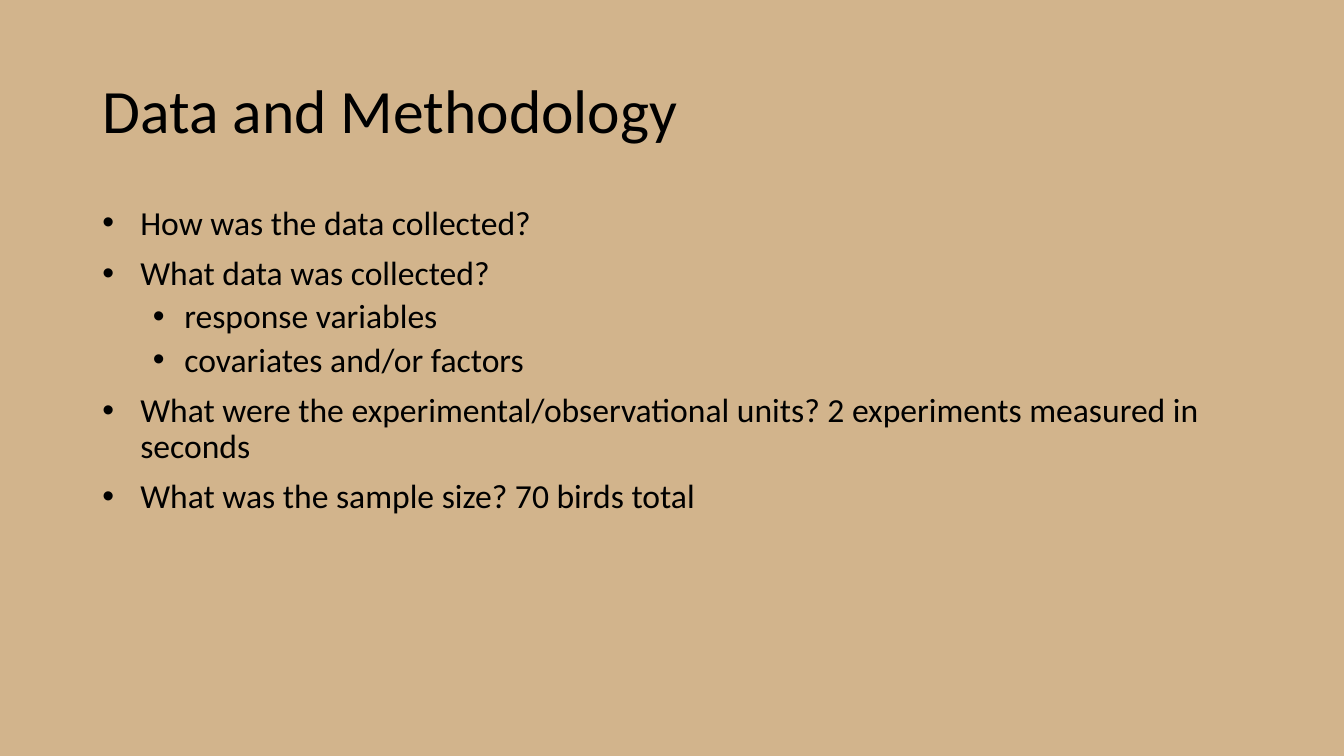
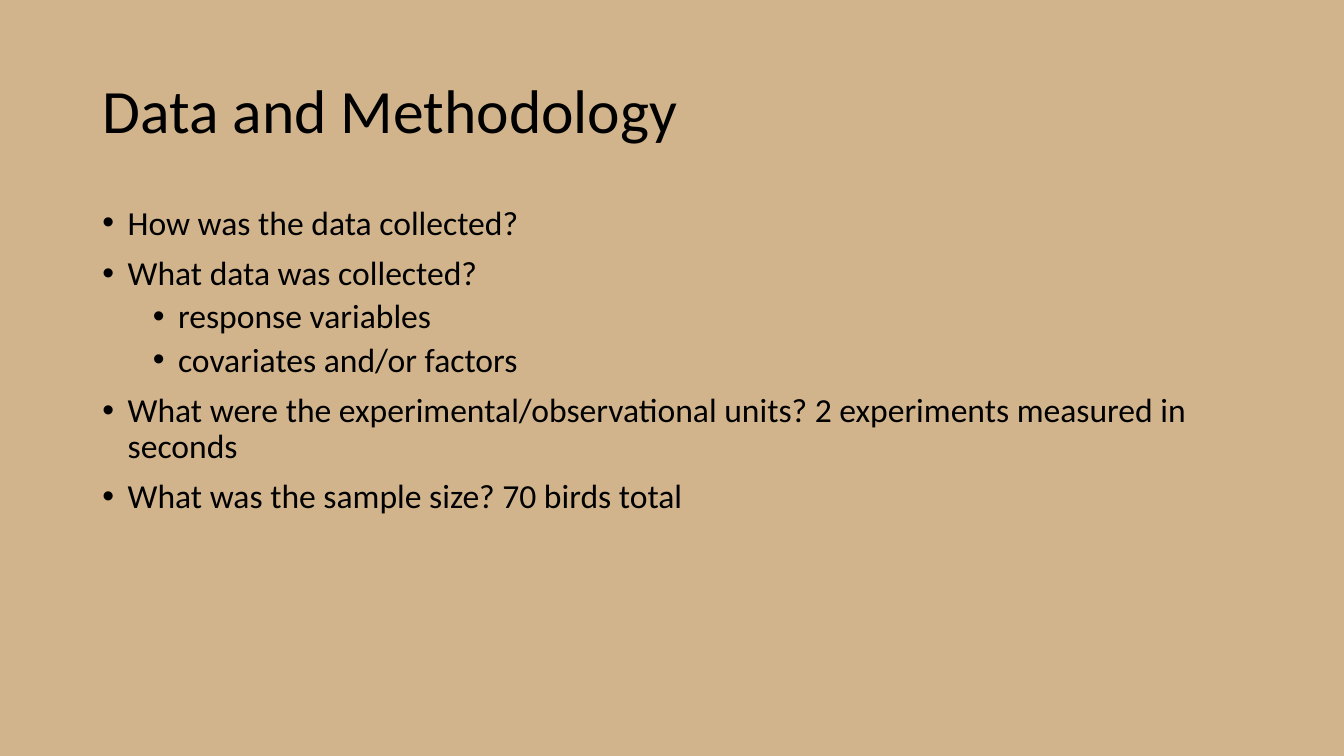
Before and after one commit to chanks06/chickadees, a slide deck: slide 6 of Presentation2.pptx. Drawn at 1344x756 pixels with LibreOffice and Linux fonts; fonts in the diff are those of the drawing. Boxes give left, top, right and bottom in pixels: in the first picture for what was removed or moved away, otherwise in the second. Text is boxed around its words. In the diff, an @@ line names an element or a change of style, - is before the commit and + after.

```diff
--- a/Presentation2.pptx
+++ b/Presentation2.pptx
@@ text "How was the data collected?" at <box>128,211,1185,514</box>: indent changed @@
```
Also in this commit, not shown: 3 other slides changed.
